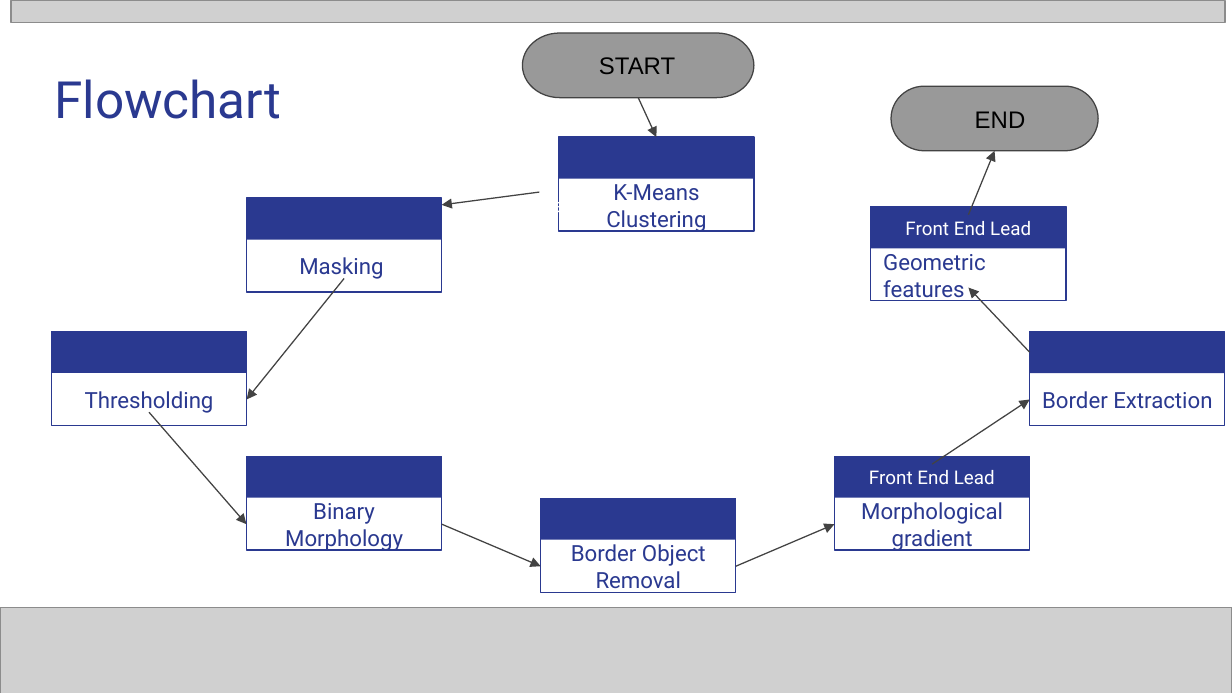
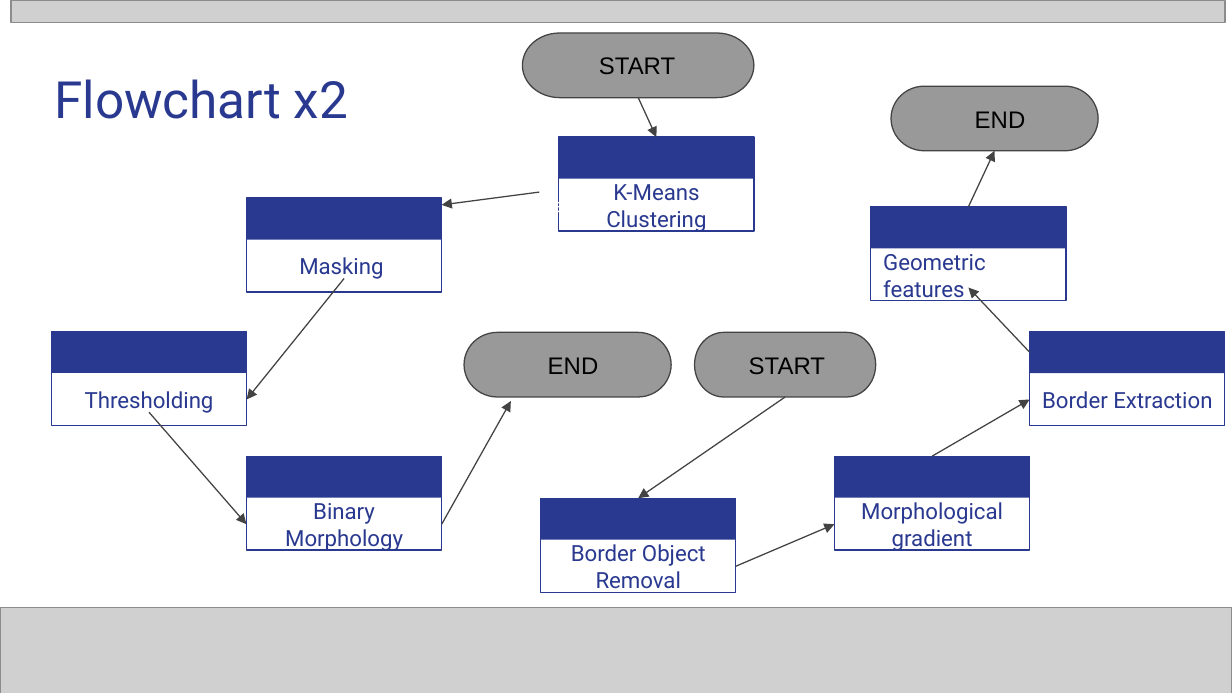
Before and after one commit to satyajitghana/IC2, a slide deck: slide 7 of extras/ppts/RUASIC2019_IntegratedHealthcareInformatics_45.pptx. Drawn at 1232x693 pixels with LibreOffice and Linux fonts; fonts in the diff are those of the drawing; grey boxes stand for pictures. Boxes give left, top, right and bottom in pixels: in the first picture for what was removed or moved away, otherwise in the second. Text is boxed around its words. In the diff, an @@ line names an element or a change of style, - is before the commit and + after.

```diff
--- a/extras/ppts/RUASIC2019_IntegratedHealthcareInformatics_45.pptx
+++ b/extras/ppts/RUASIC2019_IntegratedHealthcareInformatics_45.pptx
@@ title at bbox=[54, 79, 348, 119]: text changed @@
-Flowchart
+Flowchart x2
@@ arrow moved from (968, 214) - (994, 150) to (968, 207) - (994, 150) @@
@@ text removed at bbox=[905, 221, 1031, 235] @@
-Front End Lead
@@ pill shape added at bbox=[464, 333, 671, 397], fill #999999, outline #434343 0.75 pt, 14 pt, text #000000 @@
+END
@@ pill shape added at bbox=[695, 333, 876, 397], fill #999999, outline #434343 0.75 pt, 14 pt, text #000000 @@
+START
@@ arrow moved from (442, 524) - (541, 567) to (442, 524) - (511, 402) @@
@@ arrow added from (785, 397) to (638, 498), #434343 0.75 pt @@
@@ arrow moved from (933, 464) - (1030, 399) to (933, 456) - (1030, 399) @@
@@ text removed at bbox=[869, 470, 995, 484] @@
-Front End Lead
```
Also in this commit, not shown: 3 other slides changed.
